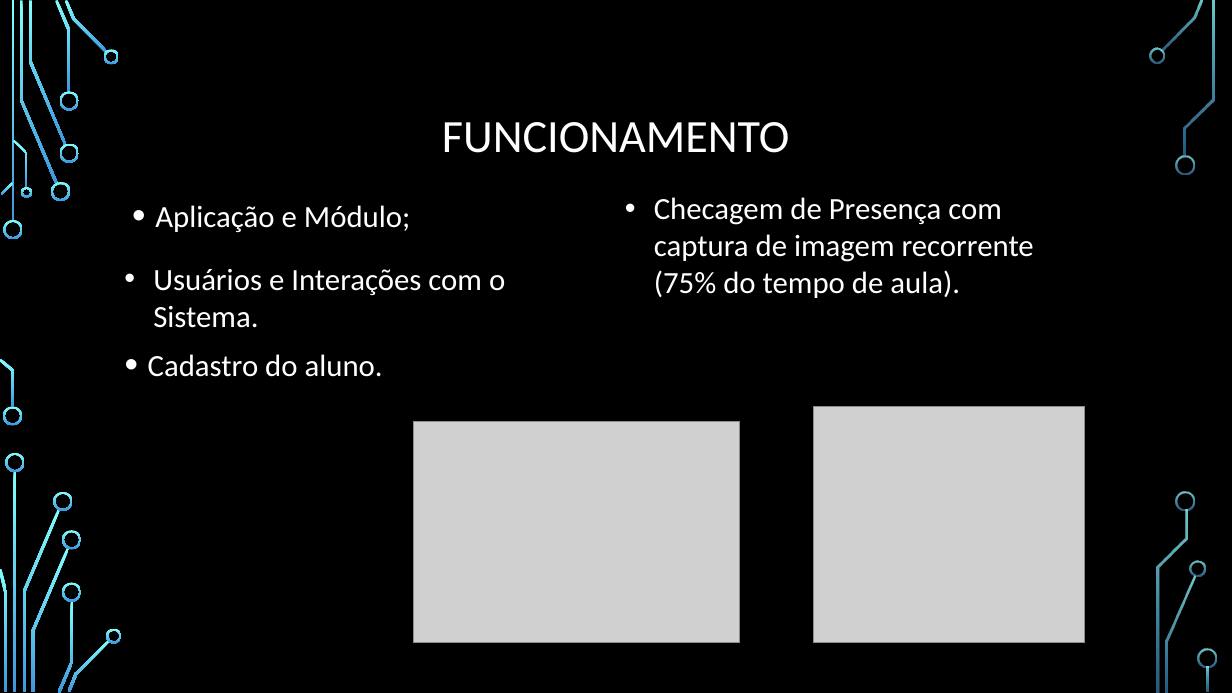
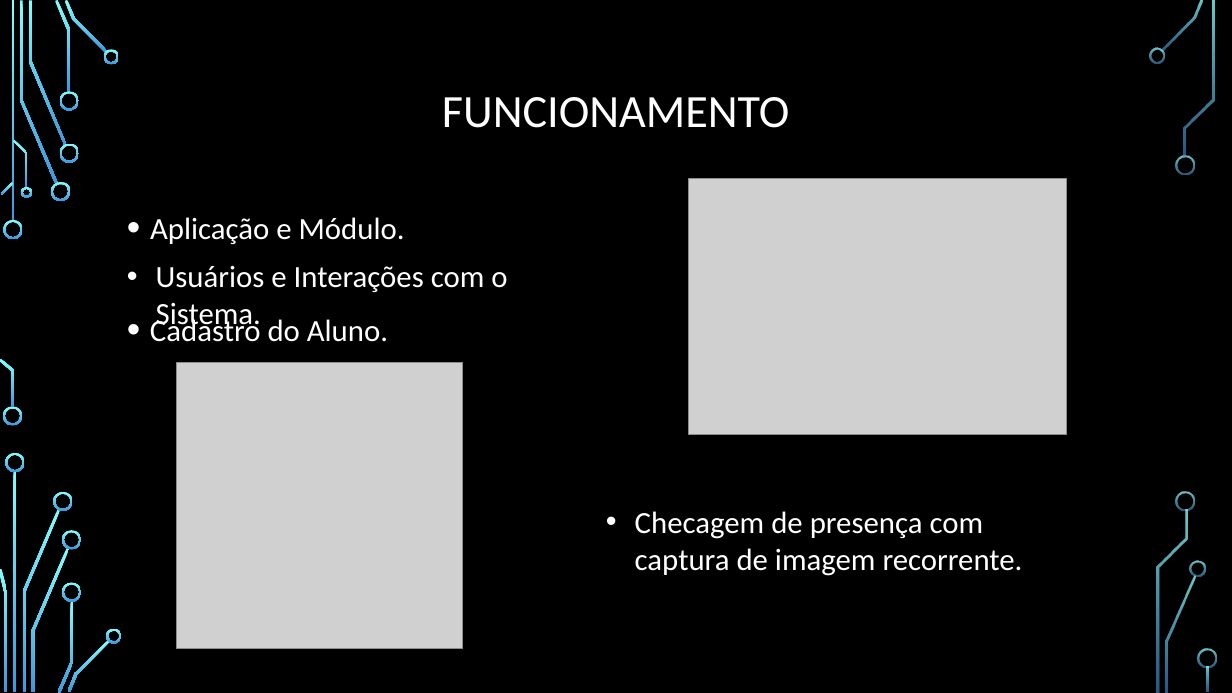
Before and after one commit to math-lopez/API_TCC_Piroquitos, a slide deck: slide 4 of Docs/Apresentação Final_Parcial.pptx. Drawn at 1232x693 pixels with LibreOffice and Linux fonts; fonts in the diff are those of the drawing; grey boxes stand for pictures; background and template pictures are left out. Boxes give left, top, right and bottom in pixels: in the first picture for what was removed or moved away, otherwise in the second. Text is boxed around its words. In the diff, an @@ line names an element or a change of style, - is before the commit and + after.

```diff
--- a/Docs/Apresentação Final_Parcial.pptx
+++ b/Docs/Apresentação Final_Parcial.pptx
@@ title "FUNCIONAMENTO": place and size @@
-title "FUNCIONAMENTO" at (442, 122, 790, 153)
+title "FUNCIONAMENTO" at (442, 97, 790, 128)
@@ picture: place and size @@
-picture at (413, 422, 739, 643)
+picture at (689, 178, 1067, 434)
@@ text at (150, 217, 405, 244): text changed @@
-• Aplicação e Módulo;
+• Aplicação e Módulo.
@@ text "Usuários e Interações com o ..." rewrapped from (153, 269, 505, 328) to (156, 266, 507, 333) @@
@@ text at (268, 319, 388, 342): text changed @@
-• Cadastro do aluno.
+• Cadastro do Aluno.
@@ picture added at (177, 362, 463, 649) @@
@@ picture removed at (813, 407, 1085, 643) @@
@@ text at (635, 511, 1023, 576): text changed @@
-• Checagem de Presença com captura de imagem recorrente (75% do tempo de aula).
+• Checagem de presença com captura de imagem recorrente.
```
Also in this commit, not shown: 2 other slides changed, 2 slides added, 1 slide removed.
